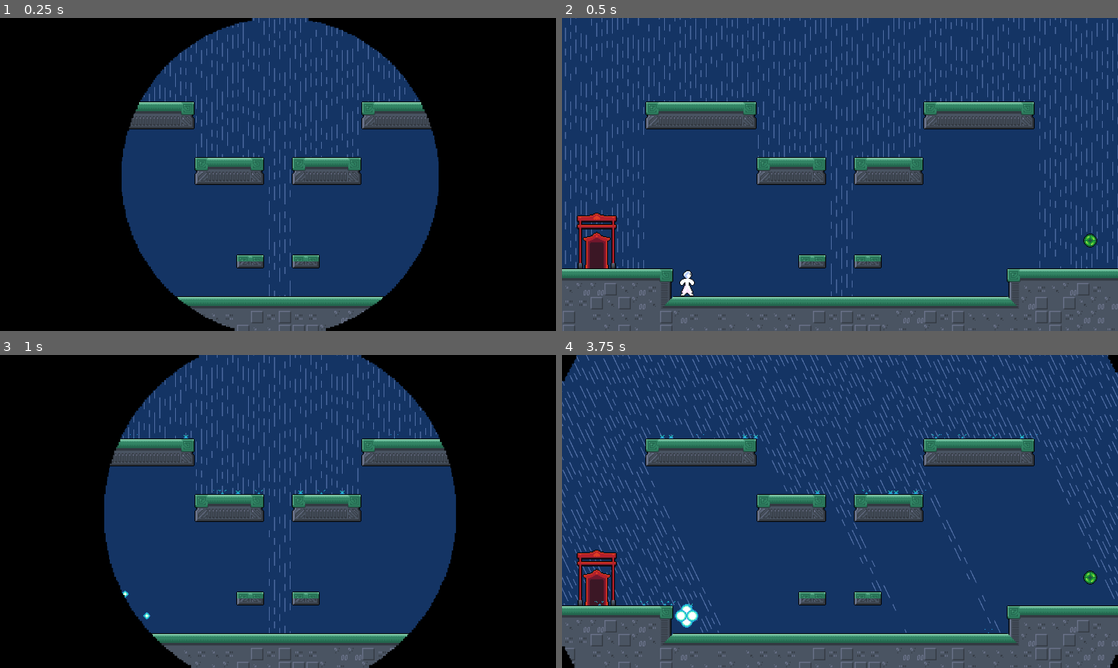
Above: before the commit, frames 1-4 (two rows, left to right).
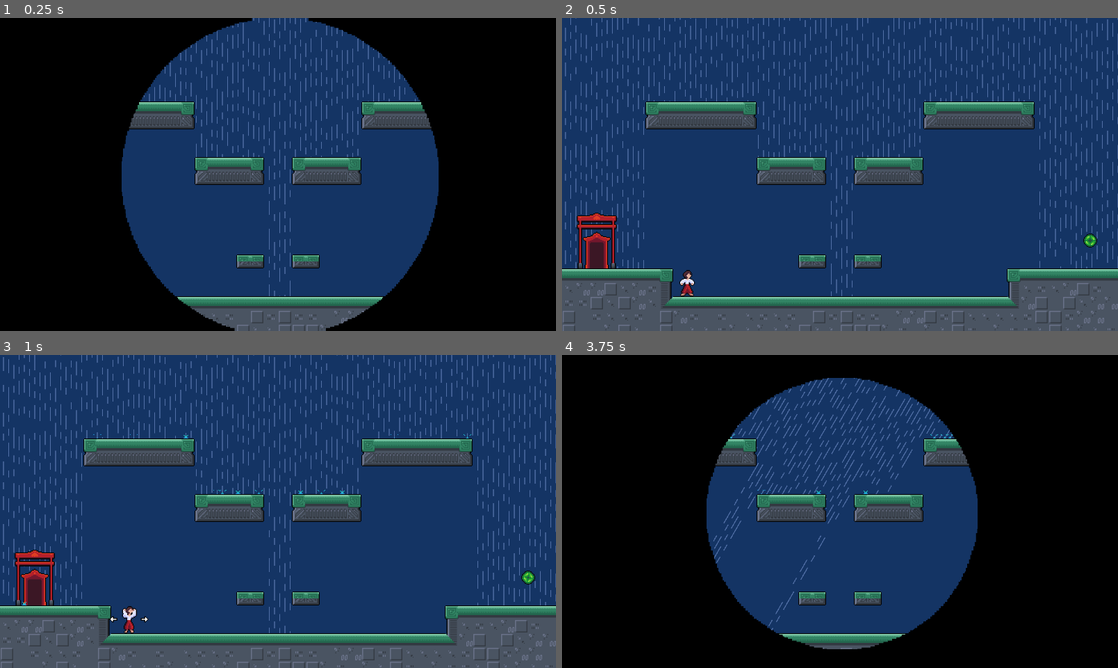
Above: after the commit, the same moments.

Repository: cassidyjames/amaya-maiden-of-the-storm
Game: Godot game, scene res://scenes/game.tscn
The game is run twice, just before and just after one commit, with the same random seed, the same clock (stepped at 60 frames per second) and the same inputs. The project has no main scene, so this scene is started directly.
Inputs:
- Up to frame 1 (0.25 s): no input
- Up to frame 2 (0.5 s): no input
- Up to frame 3 (1 s): hold Right (run_right) from 0.53 s (still down); tap C (change_wind) at 0.6 s; tap X (jump) at 0.77 s
- Up to frame 4 (3.75 s): release Right (run_right) at 1.28 s; hold Left (run_left) 1.28-2.03 s; tap C (change_wind) every 0.75 s from 1.35 to 3.6 s; tap X (jump) at 1.52, 3.02 s; hold Right (run_right) 2.03-3.53 s; hold Left (run_left) from 3.53 s (still down)

Frame 1 is identical in both runs. In frame 2, 0.1% of the frame differs, in the area x 21-24%, y 80-89%; in frame 3, 46%; in frame 4, 68%, in the area x 0-100%, y 0-100%.

Commit message:
Fix some weirdness upon restarting level

Diff:
--- a/game/levels/level1.tscn
+++ b/game/levels/level1.tscn
@@ -562,10 +562,6 @@
 [node name="Shrine" parent="." instance=ExtResource("5_ioqj0")]
 position = Vector2(40, 288)
 
-[node name="Camera2D" type="Camera2D" parent="."]
-anchor_mode = 0
-zoom = Vector2(2, 2)
-
 [node name="Background" type="Sprite2D" parent="."]
 z_index = -100
 position = Vector2(320, 180)
--- a/game/levels/level2.tscn
+++ b/game/levels/level2.tscn
@@ -565,10 +565,6 @@
 [node name="Shrine" parent="." instance=ExtResource("5_fymie")]
 position = Vector2(40, 288)
 
-[node name="Camera2D" type="Camera2D" parent="."]
-anchor_mode = 0
-zoom = Vector2(2, 2)
-
 [node name="Background" type="Sprite2D" parent="."]
 z_index = -100
 position = Vector2(320, 180)
--- a/game/objects/player.gd
+++ b/game/objects/player.gd
@@ -24,8 +24,10 @@
 var anim_index : float = 0.0
 var shine_a : float = 0.0
 var shine_b : float = 0.0
+var spawn_invuln : float = 0.1
 
 func get_hit_with_rain() -> void:
+	if current_state == State.HIT or spawn_invuln > 0.0: return
 	get_tree().call_group("orb", "_on_player_hit")
 	current_state = State.HIT
 	var tween : Tween = create_tween().set_parallel()
@@ -124,3 +126,4 @@
 		State.CHANGE_RIGHT: state_change_right(delta)
 	sprite.material.set_shader_parameter("shine_a", shine_a)
 	sprite.material.set_shader_parameter("shine_b", shine_b)
+	spawn_invuln = clamp(spawn_invuln - delta, 0.0, 0.1)
--- a/game/scenes/game.gd
+++ b/game/scenes/game.gd
@@ -22,7 +22,9 @@
 	var tween : Tween = create_tween()
 	tween.tween_property(self, "transition_amount", 0.0, 0.5)
 	await tween.finished
+	level.global_position.y += 1000
 	level.queue_free()
+	await get_tree().create_timer(0.5).timeout
 	level = LEVELS[current_level].instantiate()
 	add_child(level)
 	tween = create_tween()
--- a/game/scenes/game.tscn
+++ b/game/scenes/game.tscn
@@ -17,3 +17,7 @@
 scale = Vector2(5, 5)
 texture = ExtResource("4_gc5ww")
 centered = false
+
+[node name="Camera2D" type="Camera2D" parent="."]
+anchor_mode = 0
+zoom = Vector2(2, 2)
